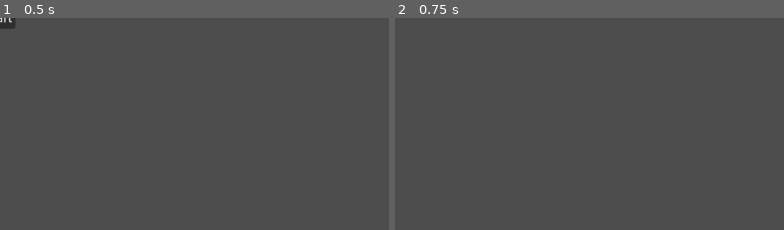
Above: before the commit, frames 1-2 (left to right).
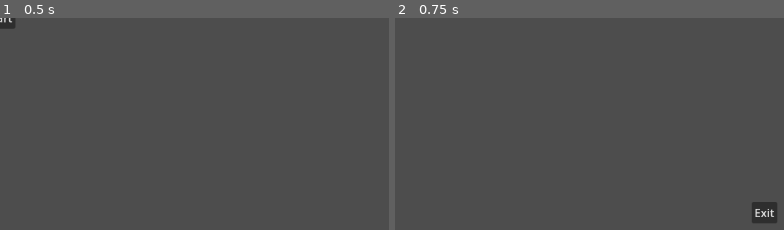
Above: after the commit, the same moments.

Repository: alisha356/Major-Project
Game: Godot game, scene res://main_menu.tscn
Same seed, same stepped clock (60 frames per second), same inputs: the game is played once before the commit and once after it.
Inputs:
- Up to frame 1 (0.5 s): no input
- Up to frame 2 (0.75 s): click "Start" at 0.5 s
The pictures show only the part of the screen within x 50-100%, y 50-100%; the shares and areas given below are measured in that part.

Frame 1 is identical in both runs. In frame 2, 0.6% of the frame differs, in the area x 91-99%, y 86-97%.

Commit message:
Exit button
Added an exit button in the bottom right corner of the screen, coded the same way as the start button but going back to the main menu.

Diff:
--- /dev/null
+++ b/level_1.gd
@@ -0,0 +1,17 @@
+extends Node2D
+
+
+# Called when the node enters the scene tree for the first time.
+func _ready():
+	pass # Replace with function body.
+
+
+# Called every frame. 'delta' is the elapsed time since the previous frame.
+func _process(delta: float):
+	pass
+
+
+
+
+func _on_exit_button_pressed() -> void:
+	get_tree().change_scene_to_file("res://main_menu.tscn")
--- a/level_1.tscn
+++ b/level_1.tscn
@@ -1,10 +1,22 @@
-[gd_scene format=3 uid="uid://cy4t234s1vtll"]
+[gd_scene load_steps=2 format=3 uid="uid://cy4t234s1vtll"]
+
+[ext_resource type="Script" path="res://level_1.gd" id="1_yrobd"]
 
 [node name="Level 1" type="Node2D"]
+script = ExtResource("1_yrobd")
 
-[node name="Label" type="Label" parent="."]
+[node name="Level 1 Title" type="Label" parent="."]
 offset_left = 24.0
 offset_top = 24.0
 offset_right = 78.0
 offset_bottom = 47.0
 text = "Level 1"
+
+[node name="Exit Button" type="Button" parent="."]
+offset_left = 1091.0
+offset_top = 593.0
+offset_right = 1128.0
+offset_bottom = 624.0
+text = "Exit"
+
+[connection signal="pressed" from="Exit Button" to="." method="_on_exit_button_pressed"]
